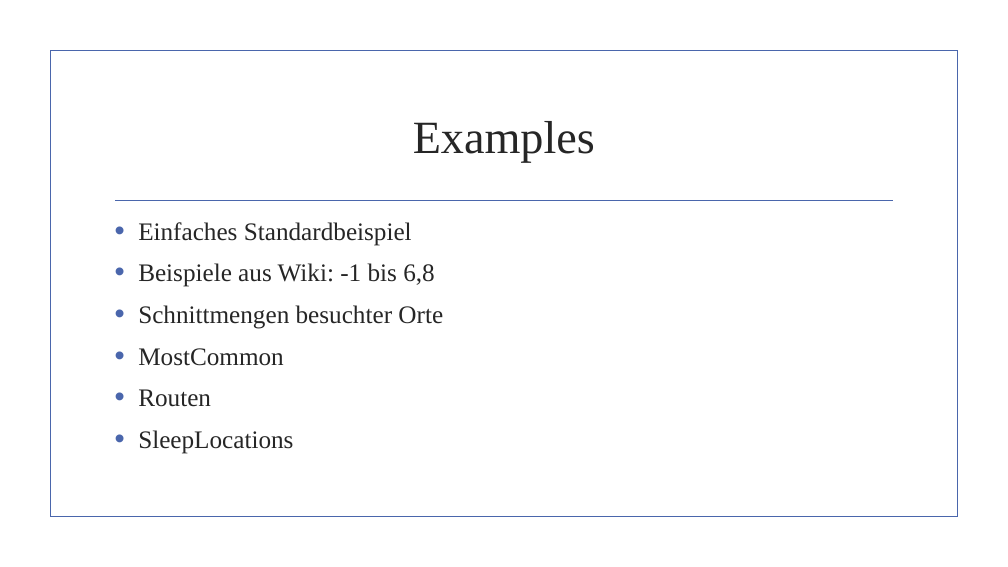
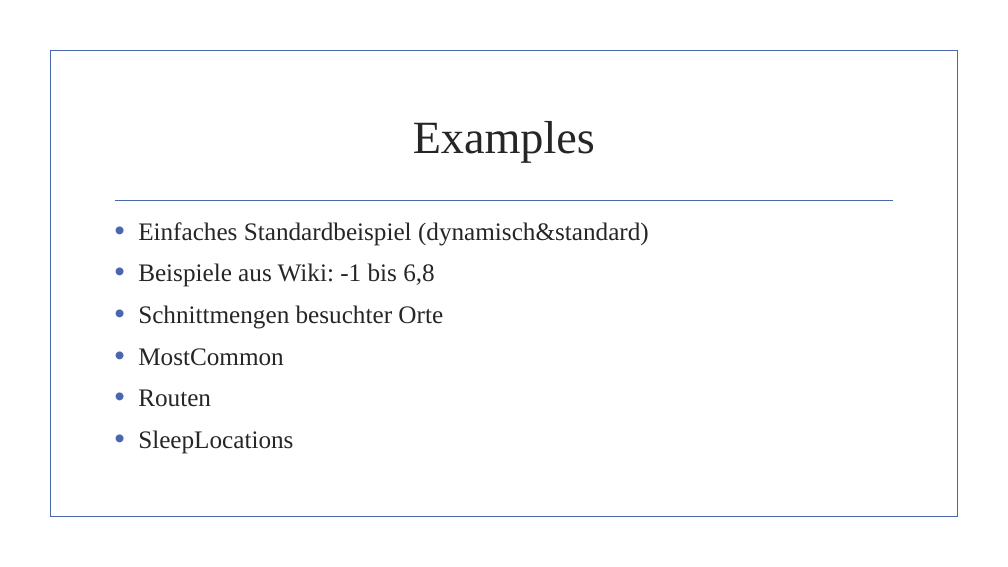
Before and after one commit to Maxnetic/LocationMapping, a slide deck: slide 4 of Milestone Two.pptx. Drawn at 1008x567 pixels with LibreOffice and Linux fonts; fonts in the diff are those of the drawing; background and template pictures are left out. Boxes give left, top, right and bottom in pixels: in the first picture for what was removed or moved away, otherwise in the second. Text is boxed around its words. In the diff, an @@ line names an element or a change of style, - is before the commit and + after.

```diff
--- a/Milestone Two.pptx
+++ b/Milestone Two.pptx
@@ text at [138, 222, 649, 246]: text changed @@
-• Einfaches Standardbeispiel
+• Einfaches Standardbeispiel (dynamisch&standard)
```
Also in this commit, not shown: 2 other slides changed.
